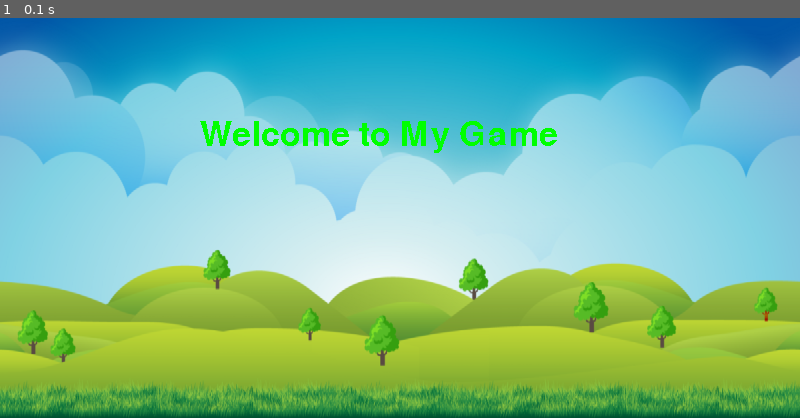
Above: before the commit, frame 1.
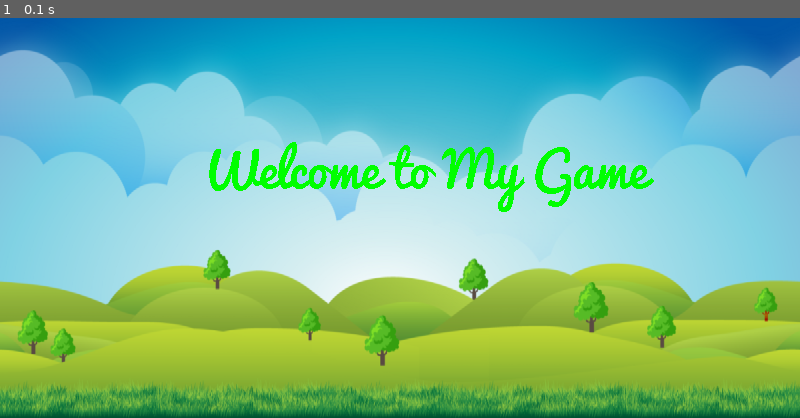
Above: after the commit, the same moment.

Repository: darkcohiba/pygames-first-plat
Game: pygame game, started from main.py
Two runs of this game, one before a commit and one after it. Both use one fixed random seed, a clock stepped at 60 frames per second and the inputs below.
Inputs:
- Up to frame 1 (0.1 s): no input

The runs differ from the first frame. In frame 1, 3.4% of the frame differs, in the area x 25-82%, y 25-49%.

Commit message:
chore: added font

Diff:
--- a/main.py
+++ b/main.py
@@ -7,13 +7,12 @@
 pygame.display.set_caption('Runner')
 clock = pygame.time.Clock()
 # set our font to default with a size of 50
-test_font = pygame.font.Font(None, 50)
+# No font added
+# test_font = pygame.font.Font(None, 50)
+test_font = pygame.font.Font('font/Pacifico.ttf', 50)
 
 # test text surface for menu
 welcome_message = test_font.render("Welcome to My Game", False, "Green")
-
-
-
 
 background_surface = pygame.image.load('graphics/bg/URy5F.png')
 background_surface = pygame.transform.scale(background_surface, (800, 400))
Binary file added: font/Pacifico.ttf
Not shown, added: .DS_Store
Not shown, added: font/.DS_Store
